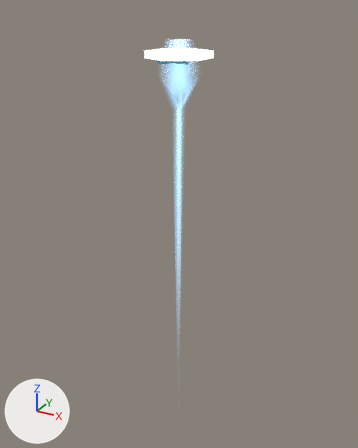
The Blender file blend/A_pin.blend: old version first, new version second.
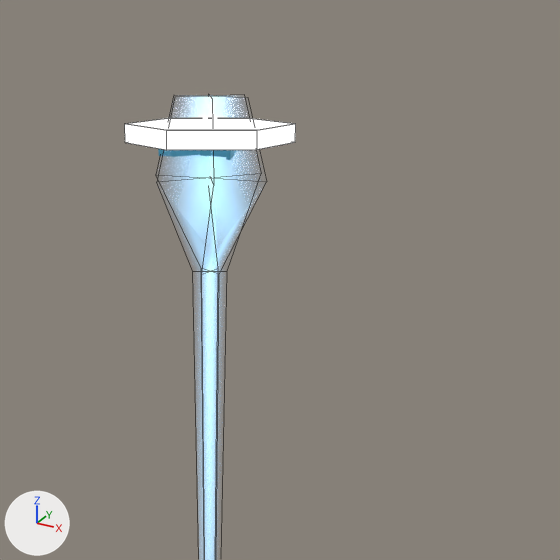
Each version appears first whole from a camera (50 mm lens) standing at (8.59, -15.63, 1.38) and looking at (-0.28, 0.51, -6.69), and next in a close-up on the part from 26% to 90% of the width and 0% to 51% of the height. The lights are fixed; the arrows at lower left show +X, +Y and +Z. The close-ups show mesh edges as thin lines.
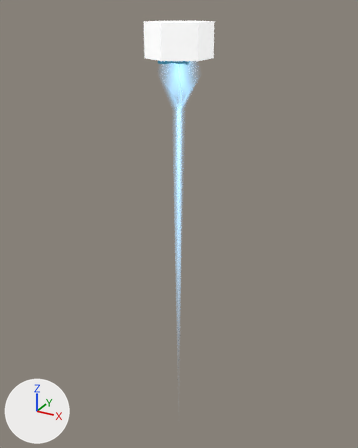
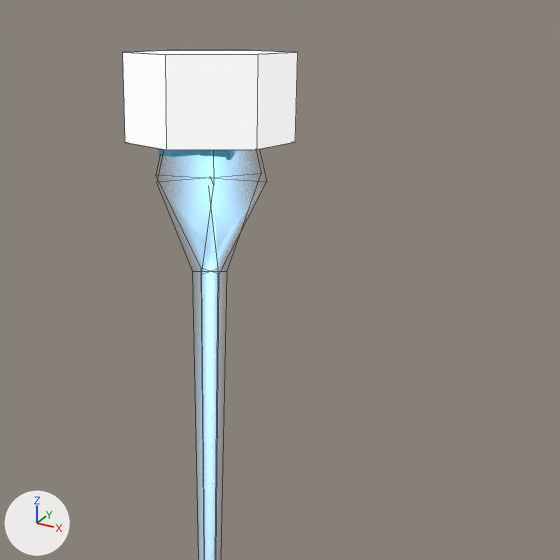
What differs and where, as boxes (x1, y1, x2, y2) in the close-ups (560 x 560 px):
'Curve.001', surface changed, mesh rescaled (206% taller)
    before: (125, 118, 296, 150)
    after: (123, 50, 298, 150)

The edits, one by one:
In material 'White' (mat_white), emission_strength goes from 1.0 to 0.5.
me_curve_001 has 12 vertices, 8 faces and spans x -0.0244..0.0244, y -0.0281..0.0279, z 0.0..0.0059.
me_curve_001 is used by ob_curve_001; location (0.0, 0.0, 0.0); rotation (0.0, 3.142, 0.0), in degrees (0, 180, 0); scale (41.9, 41.9, 41.9).
me_curve_001 part 1: the whole mesh is scaled about its middle by (1, 1, 4.7), then moved by (0.0, 0.0, -0.0109).
